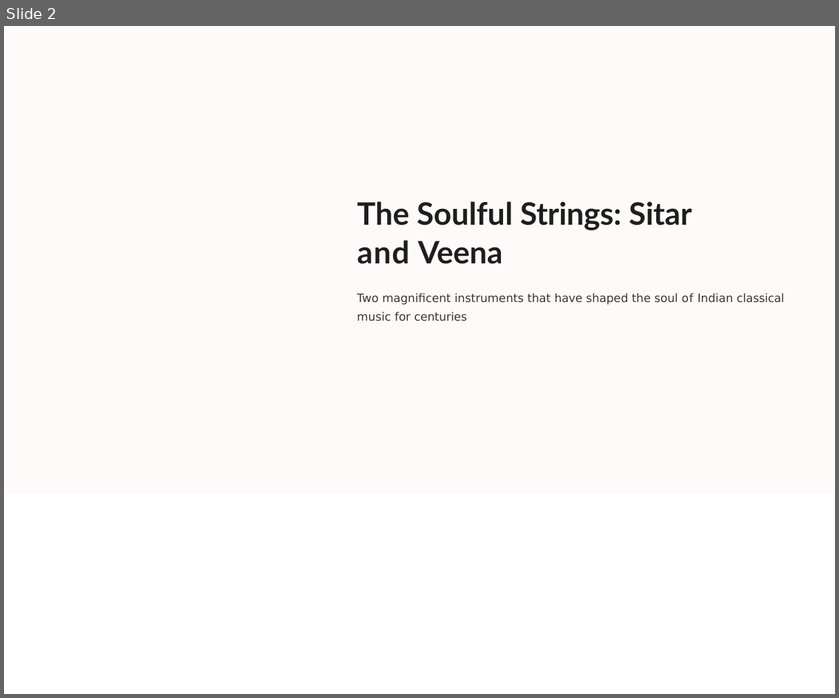
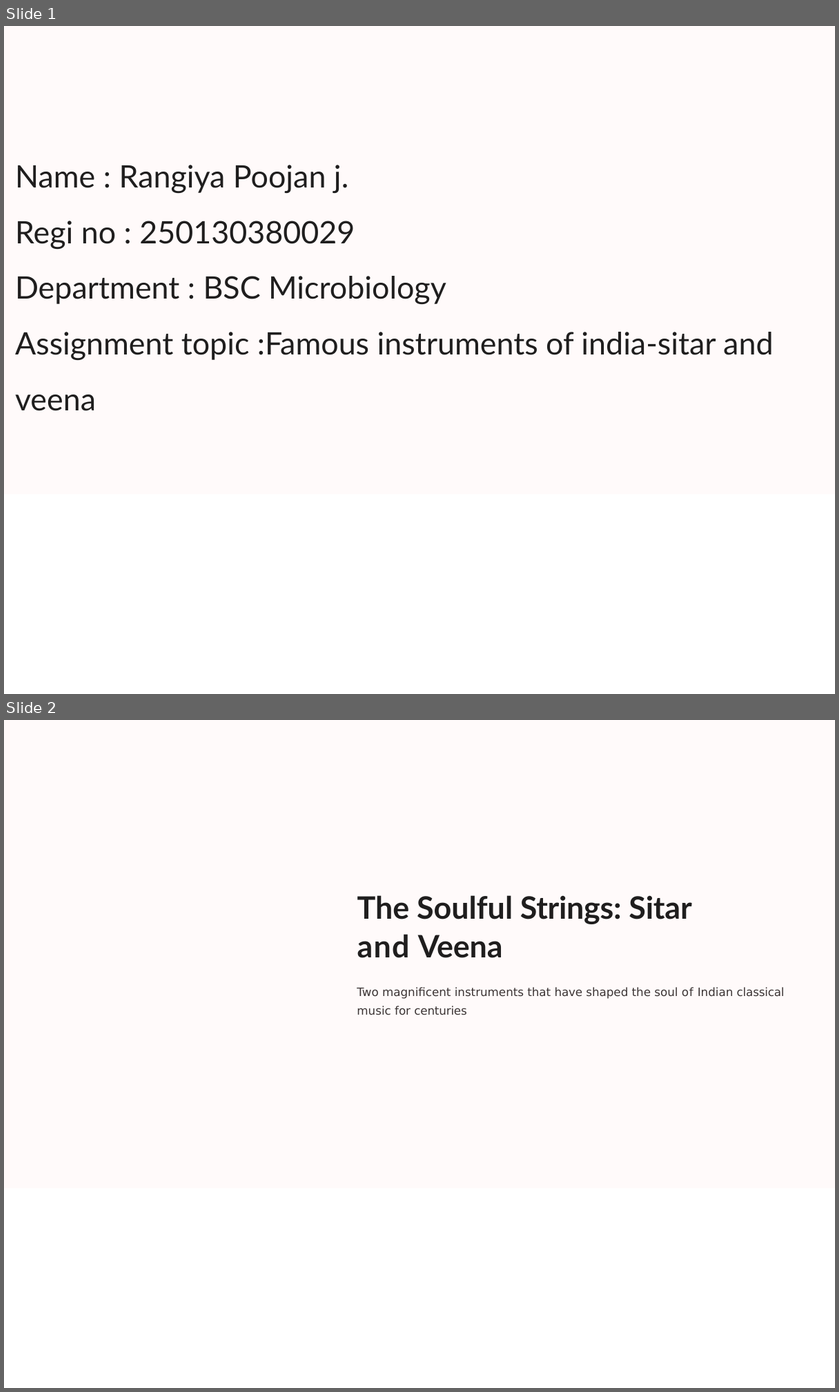
Before and after one commit to manishdesai17/Adbms, a slide deck: The-Soulful-Strings-Sitar-and-Veena.pptx. Shown one above the other, each under a label of ours: slide 2 before the commit, slides 1 and 2 after it. The pictures are 839x698 and 839x1392 pixels, drawn with LibreOffice and Linux fonts; fonts in the diff are those of the drawing; background and template pictures are left out. Boxes give left, top, right and bottom in pixels: in the first picture for what was removed or moved away, otherwise in the second. Text is boxed around its words. In the diff, an @@ line names an element or a change of style, - is before the commit and + after.

Commit message:
Last One
Last One

```diff
--- a/The-Soulful-Strings-Sitar-and-Veena.pptx
+++ b/The-Soulful-Strings-Sitar-and-Veena.pptx
@@ slide 1 added at [4, 26, 835, 694], background #FFFFFF; not listed: 1 template element that a slide beside it also shows @@
@@ title added at [15, 165, 773, 411], 33.5 pt, text #1F1E1E @@
+Name : Rangiya Poojan j.
+Regi no : 250130380029
+Department : BSC Microbiology
+Assignment topic :Famous instruments of india-sitar and veena
```
Also in this commit, not shown: 1 slide removed.
